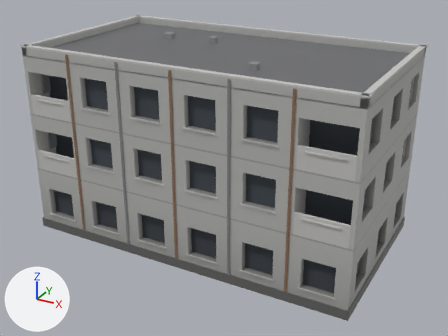
The glTF model assets/props/building_wide.glb, before and after one commit.
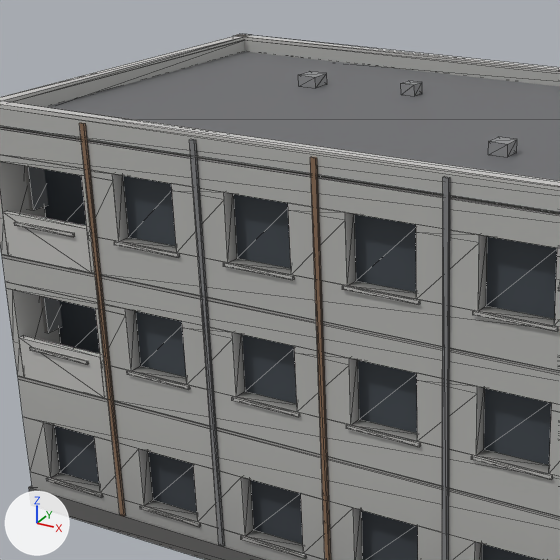
Each version is shown whole from a 50 mm lens placed at (15.1, -27.5, 17.4), pointed at (0.3, -0.5, 3.9), then close up on the part from 7% to 62% of the width and 0% to 74% of the height. Lighting does not change. The marker at lower left points along +X, +Y and +Z. The older version's two pictures come first. The close-ups show mesh edges as thin lines. Vertices at exactly the same position are counted once.

In view in the first close-up: 'building_wide'.
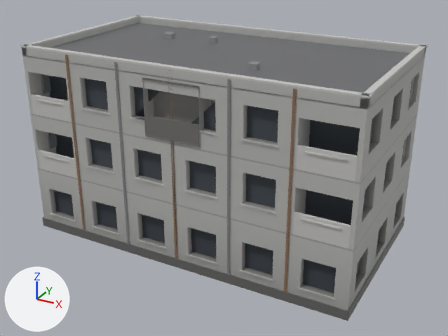
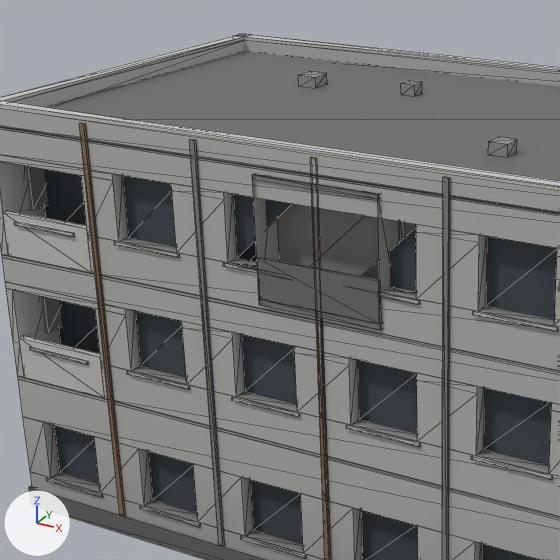
The change in detail:
me_building_wide is used by ob_building_wide; location (0.0, 0.0, 0.0).
me_building_wide had 1126 vertices, 1702 faces and spanned x -9.1..9.1, y -5.0..5.0, z 0.0..10.4.
me_building_wide now has 1183 vertices, 1745 faces and spans x -9.1..9.1, y -5.0..5.0, z 0.0..10.4.
me_building_wide part 1: a new loose piece, a box spanning x -1.5..1.5, y -5.01..-4.25, z 6.86..7.0, in mat_defaultmaterial.
me_building_wide part 2: a new loose piece, a box spanning x -1.5..1.5, y -5.01..-4.25, z 9.61..9.71, in mat_defaultmaterial.
me_building_wide part 3: a new loose piece, a box spanning x -1.48..1.48, y -5.032..-4.942, z 7.0..7.92, in mat_defaultmaterial.
Part 4, on me_building_wide:
7 vertices are removed from x -0.7..0.7, y -5.0..-4.6, z 7.6..9.2.
52 faces are deleted.
4 vertices move within x 5.4..8.4, y -5.0, z 0.9.
8 vertices are added at x -1.5..1.5, y -5.0..-4.2, z 6.9..9.7.
32 new faces join them.
Other edits to the shape of me_building_wide do not show in these pictures.

Boxes [x1, y1, x2, y2] around the edits, measured in the close-ups (560 x 560 px):
part 1 of me_building_wide, added
    after: [259, 299, 382, 330]
part 2 of me_building_wide, added
    after: [253, 174, 380, 199]
part 3 of me_building_wide, added
    after: [257, 257, 380, 324]
part 4 of me_building_wide, cut back
    before: [223, 157, 416, 560]
    after: [223, 174, 400, 330]
